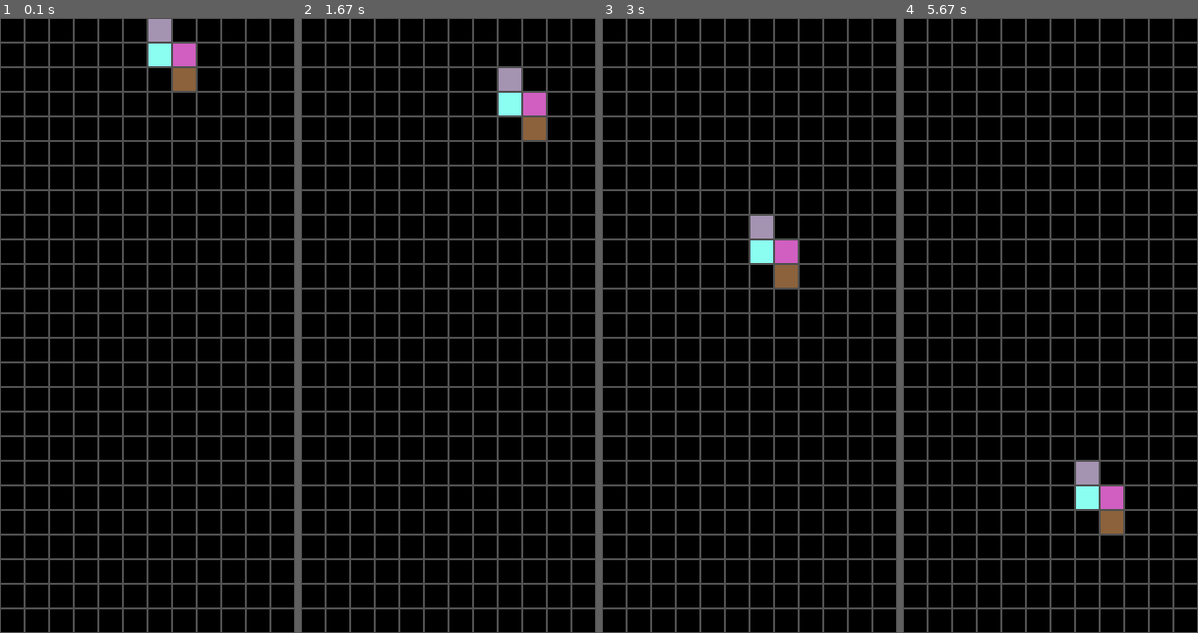
Above: before the commit, frames 1-4 (left to right).
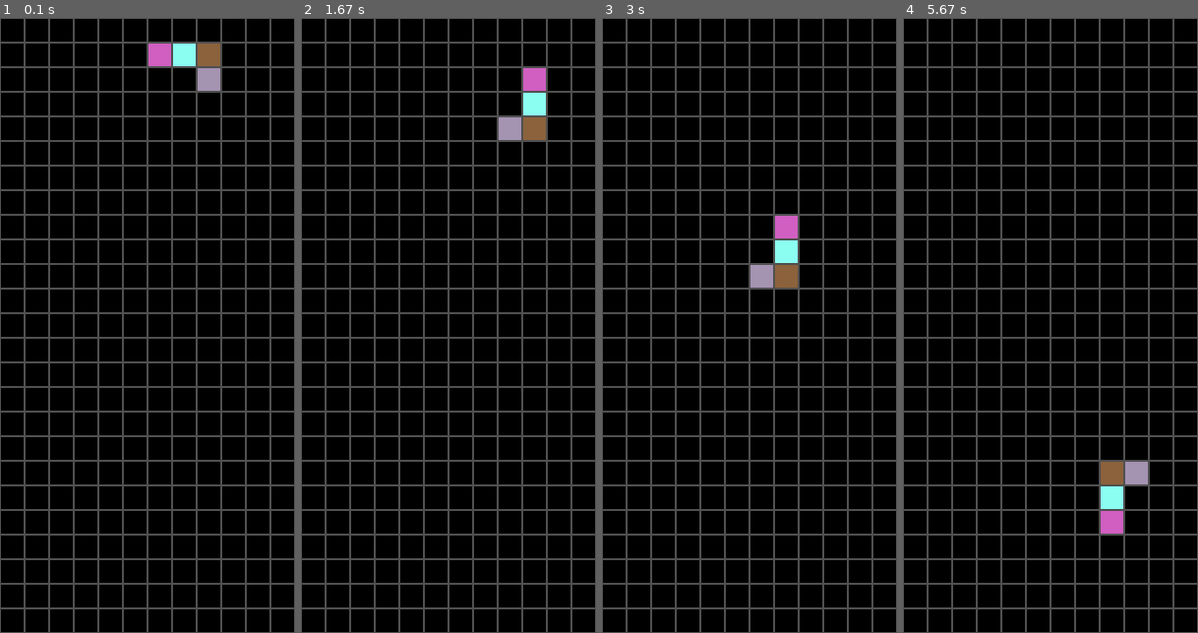
Above: after the commit, the same moments.

Repository: GregSCoding/Tetris
Game: pygame game, started from tetris.py
The game is run twice, just before and just after one commit, with the same random seed, the same clock (stepped at 60 frames per second) and the same inputs.
Inputs:
- Up to frame 1 (0.1 s): no input
- Up to frame 2 (1.67 s): hold Right 0.33-0.8 s; hold Up 0.83-1.13 s; hold Right 1.17-1.63 s
- Up to frame 3 (3 s): hold Left 1.67-2.2 s; hold Down 2.23-2.53 s; hold Left 2.57-2.97 s
- Up to frame 4 (5.67 s): hold Up 3-3.37 s; hold Right 3.4-4.03 s; hold Down 4.07-4.43 s; hold Left 4.47-4.93 s; hold Right 4.97-5.43 s; hold Up from 5.47 s (still down)

The runs differ from the first frame. In frame 1, 1.7% of the frame differs, in the area x 50-75%, y 0-12%; in frame 2, 1.4%; in frame 3, 1.4%; in frame 4, 1.7%.

Commit message:
Made the code more objectoriented and readable

Diff:
--- a/tetris.py
+++ b/tetris.py
@@ -10,73 +10,100 @@
 FPS = 60
 pygame.init()
 display = pygame.display.set_mode(size=(TILE_SIZE*WIDTH, TILE_SIZE*HEIGHT))
+pygame.display.set_caption("Tetris")
 clock = pygame.time.Clock()
+figure_rect = pygame.Rect(0, 0, TILE_SIZE, TILE_SIZE)
 
-current_fig = None
-figure_rect = pygame.Rect(0, 0, TILE_SIZE, TILE_SIZE)
-dx, dy = 0, 0
-FALL_SPEED, FALL_LIMIT, FALL_COUNT = 60, 2000, 0
 class Figure:
-    figures_positions = [[(0, 0), (1, 0), (2, 0), (3, 0)],
-                     [(0, 0), (1, 0), (0, -1), (1, -1)],
+    FALL_SPEED, FALL_LIMIT, FALL_COUNT = 60, 2000, 0
+    figures_positions = [[(1, 0), (0, 0), (2, 0), (3, 0)],
+                     [(1, 0), (0, 0), (0, -1), (1, -1)],
                      [(0, 0), (1, 0), (0, 1), (1, -1)],
                      [(0, 0), (1, 0), (1, 1), (0, -1)],
-                     [(0, 0), (1, 0), (2, 0), (1, -1)]]
+                     [(0, 0), (1, 0), (2, 0), (1, -1)],
+                     [(1, 0), (0, 0), (2, 0), (2, 1)],
+                     [(1, 0), (0, 0), (2, 0), (1, -1)]]
     figures = [[pygame.Rect((x + WIDTH//2), y + 1, TILE_SIZE, TILE_SIZE) for x,y in fig_pos] for fig_pos in figures_positions]
     def __init__(self):
-        self.figure = random.choice(Figure.figures)
+        self.figure =deepcopy(random.choice(Figure.figures))
         self.colors = [random_color() for i in range(4)]
-def process_events():
-    global current_fig, dx, dy, FALL_SPEED, FALL_LIMIT, FALL_COUNT
-    if not current_fig:
-        current_fig = Figure()
+    def rotate(self, field):
+        old_figure = deepcopy(self.figure)
+        centerx = self.figure[0].x
+        centery = self.figure[0].y
+        for rect in self.figure:
+            x = rect.x
+            y = rect.y
+            newx = -(y - centery) + centerx
+            newy = (x - centerx) + centery
+            if newx >= WIDTH or newx < 0 or newy >= HEIGHT or newy < 0 or field[newy][newx]:
+                self.figure = old_figure
+                return
+            rect.x = newx
+            rect.y = newy
+    def move_hori(self, dx, field):
+        old_figure = deepcopy(self.figure)
+        for part in self.figure:
+            part.x += dx
+            if part.x >= WIDTH or part.x < 0 or field[part.y][part.x]:
+                self.figure = deepcopy(old_figure)
+                return
+    def move_verti(self, field):
+        old_figure = deepcopy(self.figure)
+        for part in self.figure:
+            part.y += 1
+            if part.y == HEIGHT or field[part.y][part.x] :
+                self.figure = deepcopy(old_figure)
+                for part, color in zip(self.figure, self.colors):
+                    field[part.y][part.x] = (part, color)
+                self.__init__()
+                return
+    def draw_figure(self):
+            for part, color in zip(self.figure, self.colors):
+                figure_rect.x = part.x * TILE_SIZE
+                figure_rect.y = part.y * TILE_SIZE
+                pygame.draw.rect(display, color, figure_rect)
+def process_events(current_fig, field):
     for event in pygame.event.get():
                 if event.type == pygame.QUIT:
                     pygame.quit()
                     quit()
                 elif event.type == pygame.KEYDOWN:
                     if event.key == pygame.K_LEFT:
-                        dx -= 1
+                        current_fig.move_hori(-1, field)
                     elif event.key == pygame.K_RIGHT:
-                        dx += 1
+                        current_fig.move_hori(1, field)
+                    elif event.key == pygame.K_UP:
+                        current_fig.rotate(field)
     keys = pygame.key.get_pressed()
     if keys[pygame.K_DOWN]:
-        FALL_LIMIT = 200
+        Figure.FALL_LIMIT = 200
     else:
-        FALL_LIMIT = 2000
-    if FALL_COUNT > FALL_LIMIT:
-        dy += 1
-        FALL_COUNT = 0
-    FALL_COUNT += 60
-
+        Figure.FALL_LIMIT = 2000
+    if Figure.FALL_COUNT > Figure.FALL_LIMIT:
+        Figure.FALL_COUNT = 0
+        current_fig.move_verti(field)
+    Figure.FALL_COUNT += 60
 def draw_grid():
     for i in range(WIDTH):
         for j in range(HEIGHT):
             pygame.draw.rect(display, GRAY, pygame.Rect(TILE_SIZE*i, TILE_SIZE*j, TILE_SIZE, TILE_SIZE), width=1)
-
-def draw_figure(figure):
-    global dx, dy
-    old_figure = deepcopy(figure.figure)
-    for part in figure.figure:
-        part.x += dx
-        part.y += dy
-        if part.x >= WIDTH or part.x < 0:
-            figure.figure = deepcopy(old_figure)
-            break
-    for part in figure.figure:
-        pass
-    dx = 0
-    dy = 0
-    for part, color in zip(figure.figure, figure.colors):
-        figure_rect.x = part.x * TILE_SIZE
-        figure_rect.y = part.y * TILE_SIZE
-        pygame.draw.rect(display, color, figure_rect)
-
+def draw_field(field):
+    for row in field:
+        for j in range(WIDTH):
+            if row[j]:
+                part, color = row[j]
+                figure_rect.x = part.x * TILE_SIZE
+                figure_rect.y = part.y * TILE_SIZE
+                pygame.draw.rect(display, color, figure_rect)
 def main():
+    field = [[None for i in range(WIDTH)] for j in range(HEIGHT)]
+    current_fig = Figure()
     while True:
-        process_events()
+        process_events(current_fig, field)
         display.fill((pygame.Color("black")))
-        draw_figure(current_fig)
+        current_fig.draw_figure()
+        draw_field(field)
         draw_grid()
         pygame.display.flip()
         clock.tick(FPS)
